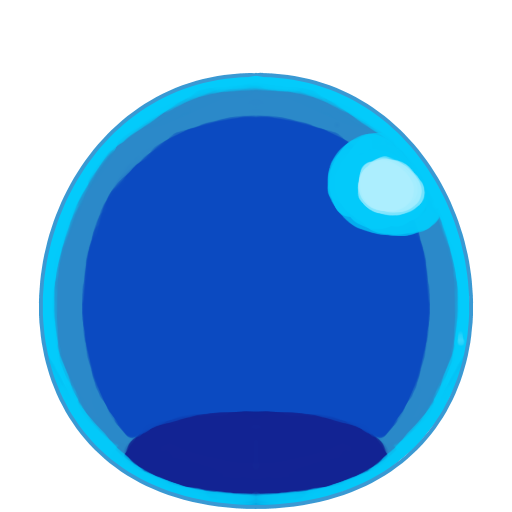
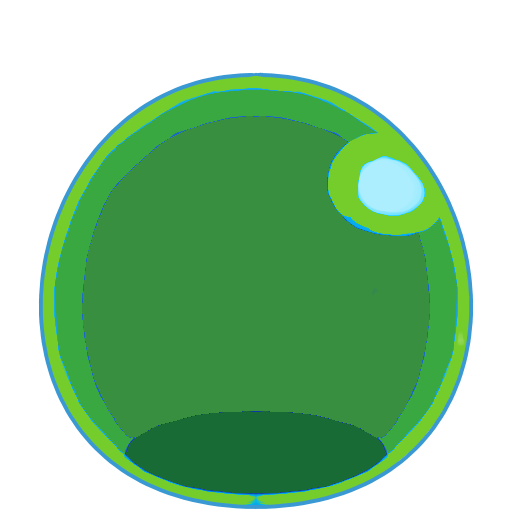
Layers edited between the first and the second 512×512 image:
added layer "slime_color_green" above "slime_color" over left=42, top=75, right=470, bottom=505
hid "slime_color" over left=42, top=75, right=470, bottom=505
